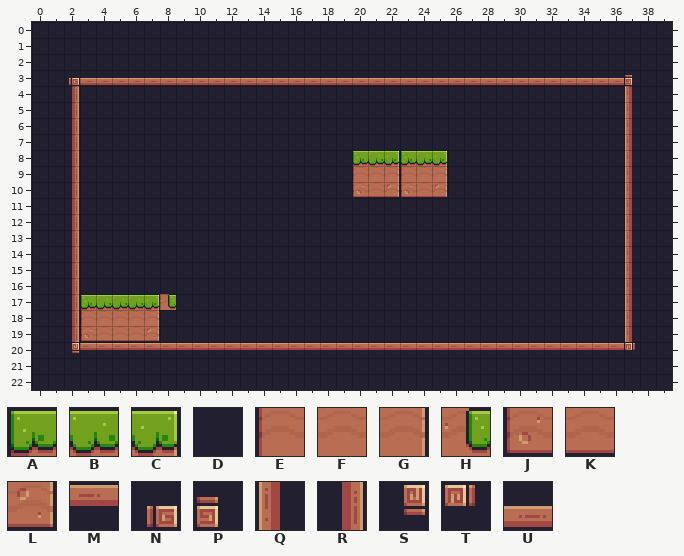
Tiled map, stored at assets/tiles/level-02.tmx. That is the earlier state.
Cells are 16x16 px. Shown: x 0..39, y 0..22.
Key: from "worlds": A 6, B 7, C 8, D 23, E 28, F 29, G 30, H 31, J 50, K 51, L 52, M 89, N 91, P 92, Q 110, R 112, S 113, T 114, U 133.
_ is an empty cell.
Layer "Background" before, first column x 0:
 0 DDDDDDDDDDDDDDDDDDDDDDDDDDDDDDDDDDDDDDDD
 1 DDDDDDDDDDDDDDDDDDDDDDDDDDDDDDDDDDDDDDDD
 2 DDDDDDDDDDDDDDDDDDDDDDDDDDDDDDDDDDDDDDDD
 3 DDNUUUUUUUUUUUUUUUUUUUUUUUUUUUUUUUUUUPDD
 4 DDRDDDDDDDDDDDDDDDDDDDDDDDDDDDDDDDDDDQDD
 5 DDRDDDDDDDDDDDDDDDDDDDDDDDDDDDDDDDDDDQDD
 6 DDRDDDDDDDDDDDDDDDDDDDDDDDDDDDDDDDDDDQDD
 7 DDRDDDDDDDDDDDDDDDDDDDDDDDDDDDDDDDDDDQDD
 8 DDRDDDDDDDDDDDDDDDDDABCABCDDDDDDDDDDDQDD
 9 DDRDDDDDDDDDDDDDDDDDEFGEFGDDDDDDDDDDDQDD
10 DDRDDDDDDDDDDDDDDDDDJKLJKLDDDDDDDDDDDQDD
11 DDRDDDDDDDDDDDDDDDDDDDDDDDDDDDDDDDDDDQDD
12 DDRDDDDDDDDDDDDDDDDDDDDDDDDDDDDDDDDDDQDD
13 DDRDDDDDDDDDDDDDDDDDDDDDDDDDDDDDDDDDDQDD
14 DDRDDDDDDDDDDDDDDDDDDDDDDDDDDDDDDDDDDQDD
15 DDRDDDDDDDDDDDDDDDDDDDDDDDDDDDDDDDDDDQDD
16 DDRDDDDDDDDDDDDDDDDDDDDDDDDDDDDDDDDDDQDD
17 DDRABBBCHDDDDDDDDDDDDDDDDDDDDDDDDDDDDQDD
18 DDREFFFGDDDDDDDDDDDDDDDDDDDDDDDDDDDDDQDD
19 DDRJKKKLDDDDDDDDDDDDDDDDDDDDDDDDDDDDDQDD
20 DDSMMMMMMMMMMMMMMMMMMMMMMMMMMMMMMMMMMTDD
21 DDDDDDDDDDDDDDDDDDDDDDDDDDDDDDDDDDDDDDDD
22 DDDDDDDDDDDDDDDDDDDDDDDDDDDDDDDDDDDDDDDD
After:
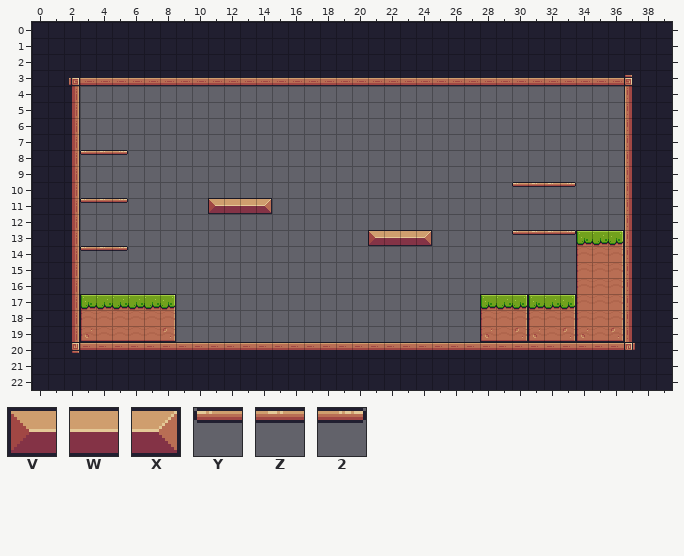
Further tiles: from "worlds": V 12, W 13, X 14, Y 39, Z 40, 2 41.
From old to new:
Layer "Background":
y 4..7: x 3..36 DDDDDDDDDDDDDDDDDDDDDDDDDDDDDDDDDD -> __________________________________
y 8: x 3..36 DDDDDDDDDDDDDDDDDABCABCDDDDDDDDDDD -> YZ2_______________________________
y 9: x 3..36 DDDDDDDDDDDDDDDDDEFGEFGDDDDDDDDDDD -> __________________________________
y 10: x 3..36 DDDDDDDDDDDDDDDDDJKLJKLDDDDDDDDDDD -> ___________________________YZZ2___
y 11: x 3..36 DDDDDDDDDDDDDDDDDDDDDDDDDDDDDDDDDD -> YZ2_____VWWX______________________
y 12: x 3..36 DDDDDDDDDDDDDDDDDDDDDDDDDDDDDDDDDD -> __________________________________
y 13: x 3..36 DDDDDDDDDDDDDDDDDDDDDDDDDDDDDDDDDD -> __________________VWWX_____YZZ2ABC
y 14: x 3..36 DDDDDDDDDDDDDDDDDDDDDDDDDDDDDDDDDD -> YZ2____________________________EFG
y 15..16: x 3..36 DDDDDDDDDDDDDDDDDDDDDDDDDDDDDDDDDD -> _______________________________EFG
y 17: x 7..36 CHDDDDDDDDDDDDDDDDDDDDDDDDDDDD -> BC___________________ABCABCEFG
y 18: x 7..36 GDDDDDDDDDDDDDDDDDDDDDDDDDDDDD -> FG___________________EFGEFGEFG
y 19: x 7..36 LDDDDDDDDDDDDDDDDDDDDDDDDDDDDD -> KL___________________JKLJKLJKL
